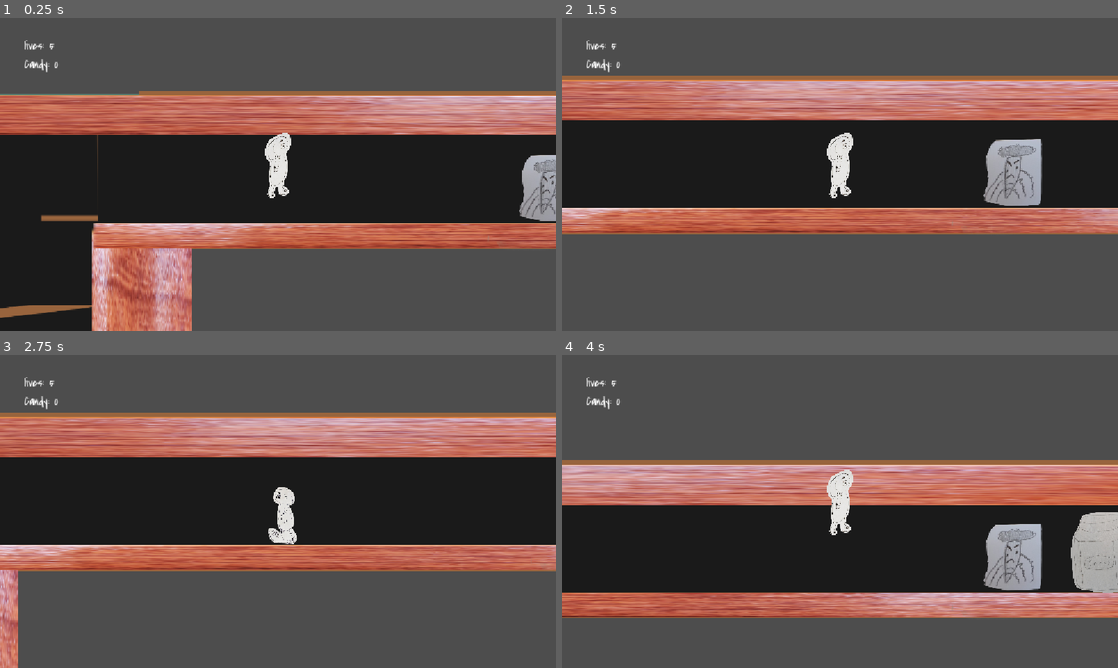
Above: before the commit, frames 1-4 (two rows, left to right).
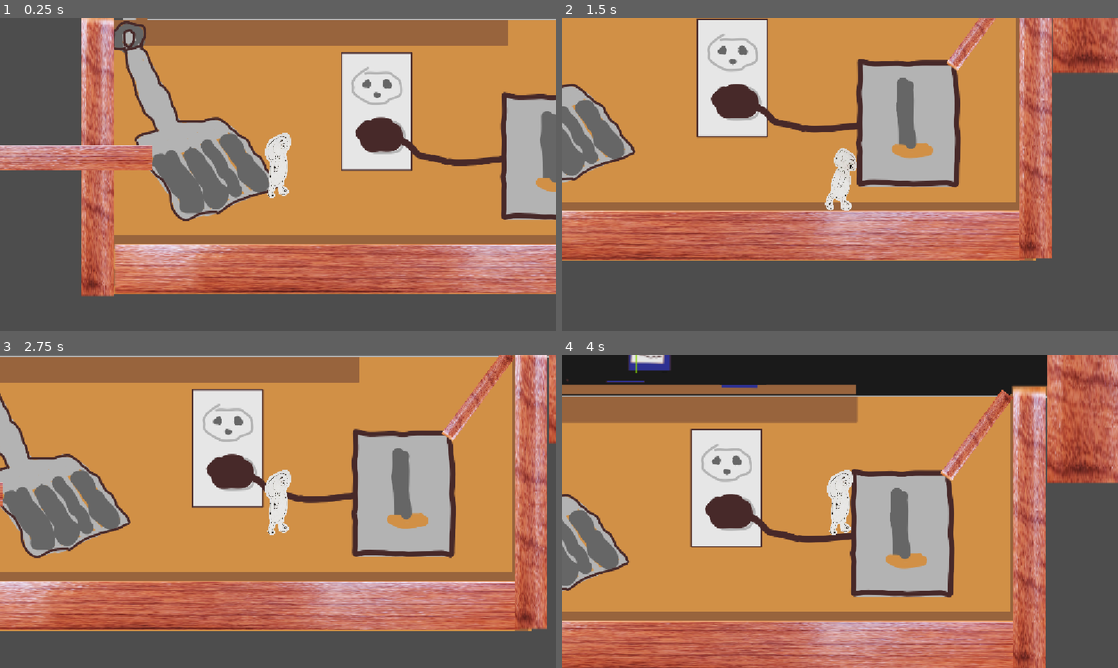
Above: after the commit, the same moments.

Repository: lmg-crono/group-project-final
Game: Godot game, scene res://node_2d.tscn
Same seed, same stepped clock (60 frames per second), same inputs: the game is played once before the commit and once after it. The engine's default icon, where the game draws it, is replaced by a stand-in: a white triangle on a blue panel in a dark square.
Inputs:
- Up to frame 1 (0.25 s): no input
- Up to frame 2 (1.5 s): hold Right (walk_right) from 0.53 s (still down); tap Space (jump) at 0.77 s
- Up to frame 3 (2.75 s): tap Space (jump) at 1.52 s; release Right (walk_right) at 2.03 s; hold Left (walk_left) from 2.03 s (still down)
- Up to frame 4 (4 s): release Left (walk_left) at 2.78 s; hold Right (walk_right) from 2.78 s (still down); tap Space (jump) at 3.02, 3.77 s

The runs differ from the first frame. In frame 1, 86% of the frame differs, in the area x 0-100%, y 0-100%; in frame 2, 73%; in frame 3, 86%; in frame 4, 96%.

Commit message:
stuffstuff

Diff:
--- /dev/null
+++ b/newnode_2d.gd
@@ -0,0 +1,7 @@
+extends Node2D
+@onready var animation_player: AnimationPlayer = $AnimationPlayer
+
+@onready var area_2d: Area2D = $Area2D
+
+func _on_area_2d_body_entered(body: Node2D) -> void:
+	animation_player.play("fall")
--- a/newnode_2d.tscn
+++ b/newnode_2d.tscn
@@ -1,31 +1,122 @@
 [gd_scene format=3 uid="uid://cdbyrtbs7pt77"]
 
-[ext_resource type="PackedScene" uid="uid://cp8q1nskp7j1c" path="res://rigid_body_2d_2.tscn" id="1_g80kd"]
+[ext_resource type="Script" uid="uid://dcobngovv3ir4" path="res://newnode_2d.gd" id="1_kppno"]
+[ext_resource type="Texture2D" uid="uid://b3xnv4rf6i721" path="res://Screenshot_2026-07-22_10-53-28.png" id="2_kppno"]
 
-[sub_resource type="CircleShape2D" id="CircleShape2D_yy3is"]
-radius = 26.0
+[sub_resource type="Animation" id="Animation_ig8wa"]
+length = 0.001
+tracks/0/type = "value"
+tracks/0/imported = false
+tracks/0/enabled = true
+tracks/0/path = NodePath(".:rotation")
+tracks/0/interp = 1
+tracks/0/loop_wrap = true
+tracks/0/keys = {
+"times": PackedFloat32Array(0),
+"transitions": PackedFloat32Array(1),
+"update": 0,
+"values": [0.0]
+}
+tracks/1/type = "value"
+tracks/1/imported = false
+tracks/1/enabled = true
+tracks/1/path = NodePath("Screenshot20260722105328:rotation")
+tracks/1/interp = 1
+tracks/1/loop_wrap = true
+tracks/1/keys = {
+"times": PackedFloat32Array(0),
+"transitions": PackedFloat32Array(1),
+"update": 0,
+"values": [0.0]
+}
+tracks/2/type = "value"
+tracks/2/imported = false
+tracks/2/enabled = true
+tracks/2/path = NodePath("Area2D:monitoring")
+tracks/2/interp = 1
+tracks/2/loop_wrap = true
+tracks/2/keys = {
+"times": PackedFloat32Array(0),
+"transitions": PackedFloat32Array(1),
+"update": 1,
+"values": [true]
+}
 
-[node name="Node2D" type="Node2D" unique_id=1506112684]
+[sub_resource type="Animation" id="Animation_fq135"]
+resource_name = "fall"
+length = 1.0666667
+tracks/0/type = "value"
+tracks/0/imported = false
+tracks/0/enabled = false
+tracks/0/path = NodePath(".:rotation")
+tracks/0/interp = 1
+tracks/0/loop_wrap = true
+tracks/0/keys = {
+"times": PackedFloat32Array(0, 0.53333336),
+"transitions": PackedFloat32Array(1, 1),
+"update": 0,
+"values": [0.0, -1.0925761]
+}
+tracks/1/type = "value"
+tracks/1/imported = false
+tracks/1/enabled = true
+tracks/1/path = NodePath("Screenshot20260722105328:rotation")
+tracks/1/interp = 1
+tracks/1/loop_wrap = true
+tracks/1/keys = {
+"times": PackedFloat32Array(0, 0.53333336),
+"transitions": PackedFloat32Array(1, 1),
+"update": 0,
+"values": [0.0, -0.9128072]
+}
+tracks/2/type = "value"
+tracks/2/imported = false
+tracks/2/enabled = true
+tracks/2/path = NodePath("Area2D:monitoring")
+tracks/2/interp = 1
+tracks/2/loop_wrap = true
+tracks/2/keys = {
+"times": PackedFloat32Array(0, 1.0666667),
+"transitions": PackedFloat32Array(1, 1),
+"update": 1,
+"values": [true, false]
+}
 
-[node name="PinJoint2D" type="PinJoint2D" parent="." unique_id=1497461382]
-node_a = NodePath("../RigidBody2D2")
-node_b = NodePath("../StaticBody2D")
-angular_limit_enabled = true
-angular_limit_lower = 0.7958701
-angular_limit_upper = 0.8848819
+[sub_resource type="AnimationLibrary" id="AnimationLibrary_2vfpy"]
+_data = {
+&"RESET": SubResource("Animation_ig8wa"),
+&"fall": SubResource("Animation_fq135")
+}
 
-[node name="StaticBody2D" type="StaticBody2D" parent="." unique_id=1684853032]
+[sub_resource type="RectangleShape2D" id="RectangleShape2D_yy3is"]
+size = Vector2(70, 81)
 
-[node name="CollisionShape2D" type="CollisionShape2D" parent="StaticBody2D" unique_id=1667632775]
-position = Vector2(-43, -16)
-shape = SubResource("CircleShape2D_yy3is")
+[sub_resource type="RectangleShape2D" id="RectangleShape2D_boomn"]
+size = Vector2(26.237701, 111.293945)
 
-[node name="RigidBody2D2" parent="." unique_id=193630194 instance=ExtResource("1_g80kd")]
+[node name="Hinge" type="Node2D" unique_id=1506112684]
+script = ExtResource("1_kppno")
 
-[node name="CollisionShape2D" parent="RigidBody2D2" index="0" unique_id=725574164]
-position = Vector2(-1.0000038, -185)
+[node name="AnimationPlayer" type="AnimationPlayer" parent="." unique_id=729281435]
+libraries/ = SubResource("AnimationLibrary_2vfpy")
 
-[node name="Screenshot20260722105317" parent="RigidBody2D2" index="1" unique_id=750198928]
-position = Vector2(-3, -183)
+[node name="Area2D" type="Area2D" parent="." unique_id=296169401]
 
-[editable path="RigidBody2D2"]
+[node name="CollisionShape2D" type="CollisionShape2D" parent="Area2D" unique_id=2045145457]
+position = Vector2(274, -168)
+shape = SubResource("RectangleShape2D_yy3is")
+
+[node name="Screenshot20260722105328" type="Sprite2D" parent="." unique_id=1737867086]
+position = Vector2(-67, -21)
+scale = Vector2(2.6987188, 2.665254)
+texture = ExtResource("2_kppno")
+offset = Vector2(2.223278, -60.782196)
+
+[node name="StaticBody2D" type="StaticBody2D" parent="Screenshot20260722105328" unique_id=1305372595]
+
+[node name="CollisionShape2D" type="CollisionShape2D" parent="Screenshot20260722105328/StaticBody2D" unique_id=1442568878]
+position = Vector2(2.9484959, -60.69373)
+scale = Vector2(1.0000002, 1)
+shape = SubResource("RectangleShape2D_boomn")
+
+[connection signal="body_entered" from="Area2D" to="." method="_on_area_2d_body_entered"]
--- a/node_2d.tscn
+++ b/node_2d.tscn
@@ -78,6 +78,9 @@
 [sub_resource type="RectangleShape2D" id="RectangleShape2D_0hfnm"]
 size = Vector2(214.59578, 25.82904)
 
+[sub_resource type="RectangleShape2D" id="RectangleShape2D_1yvjy"]
+size = Vector2(75, 11)
+
 [node name="Main" type="Node2D" unique_id=242556052]
 script = ExtResource("1_e8dv2")
 
@@ -202,7 +205,7 @@
 
 [node name="CharacterBody2D" parent="." unique_id=1230144333 instance=ExtResource("2_0e48y")]
 z_index = 8
-position = Vector2(1260, -761)
+position = Vector2(6, 189)
 
 [node name="Fall Detector" type="Area2D" parent="." unique_id=89915164]
 position = Vector2(52, 532)
@@ -215,6 +218,7 @@
 [node name="CanvasLayer" type="CanvasLayer" parent="." unique_id=541564298]
 
 [node name="Control" type="Control" parent="CanvasLayer" unique_id=1942786605]
+visible = false
 layout_mode = 3
 anchors_preset = 15
 anchor_right = 1.0
@@ -309,7 +313,7 @@
 shape = SubResource("RectangleShape2D_gjg0o")
 
 [node name="Pivot box" parent="." unique_id=1506112684 instance=ExtResource("13_7vxoj")]
-position = Vector2(44, -105)
+position = Vector2(112, -128)
 
 [node name="StaticBody2D6" type="StaticBody2D" parent="." unique_id=255279753]
 
@@ -347,7 +351,7 @@
 texture = ExtResource("14_d2bti")
 
 [node name="Screenshot20260722105345" type="Sprite2D" parent="." unique_id=1428548618]
-position = Vector2(1857, -725)
+position = Vector2(1869, -724)
 scale = Vector2(43.116665, 2.5061731)
 texture = ExtResource("4_0h7mo")
 
@@ -525,5 +529,11 @@
 
 [node name="AudioStreamPlayer2D" type="AudioStreamPlayer2D" parent="." unique_id=1572514996]
 
+[node name="StaticBody2D14" type="StaticBody2D" parent="." unique_id=519807263]
+
+[node name="CollisionShape2D" type="CollisionShape2D" parent="StaticBody2D14" unique_id=516582938]
+position = Vector2(-27.5, -543.5)
+shape = SubResource("RectangleShape2D_1yvjy")
+
 [connection signal="body_entered" from="Fall Detector" to="Fall Detector" method="_on_body_entered"]
 [connection signal="body_entered" from="win" to="win" method="_on_body_entered"]
--- a/screenshot_20260722124751.tscn
+++ b/screenshot_20260722124751.tscn
@@ -15,6 +15,8 @@
 [node name="CollisionShape2D" type="CollisionShape2D" parent="." unique_id=1036527595]
 position = Vector2(0, -1)
 shape = SubResource("RectangleShape2D_yy3is")
+one_way_collision = true
+one_way_collision_direction = Vector2(0.28734788, 0.95782626)
 
 [node name="Screenshot20260722124751" type="Sprite2D" parent="." unique_id=1681023130]
 scale = Vector2(1.3333334, 1.4629629)
@@ -25,5 +27,6 @@
 [node name="CollisionShape2D2" type="CollisionShape2D" parent="Area2D" unique_id=79618709]
 position = Vector2(1.5, -2)
 shape = SubResource("RectangleShape2D_boomn")
+one_way_collision = true
 
 [connection signal="body_entered" from="Area2D" to="." method="_on_area_2d_body_entered"]
Not shown, added: newnode_2d.gd.uid
